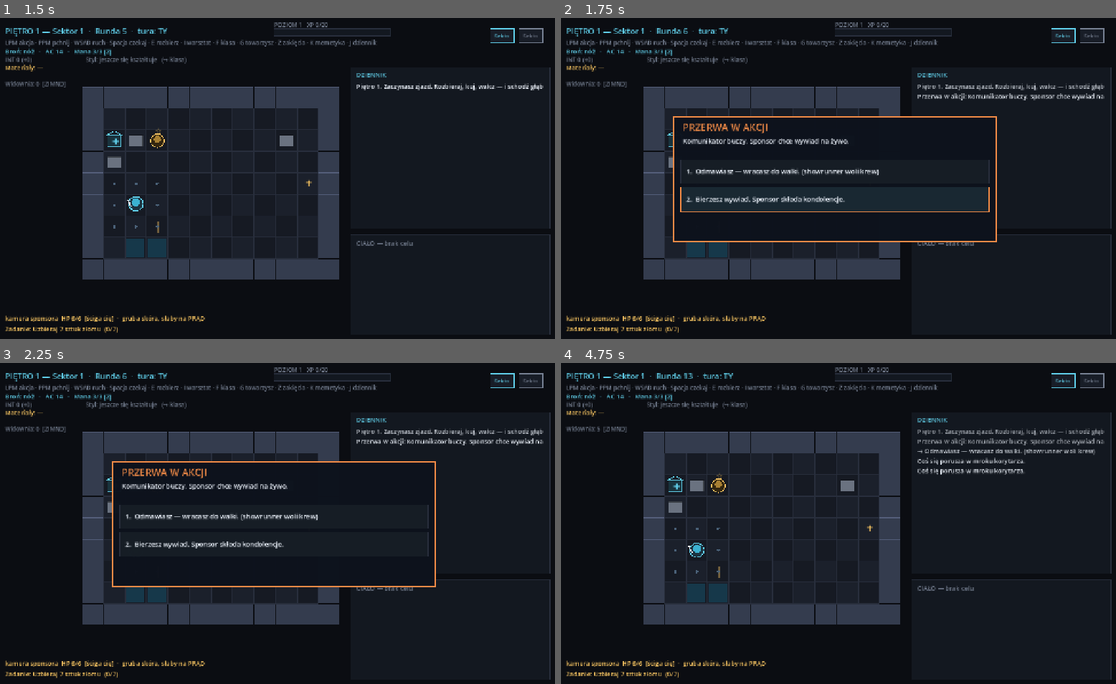
Above: before the commit, frames 1-4 (two rows, left to right).
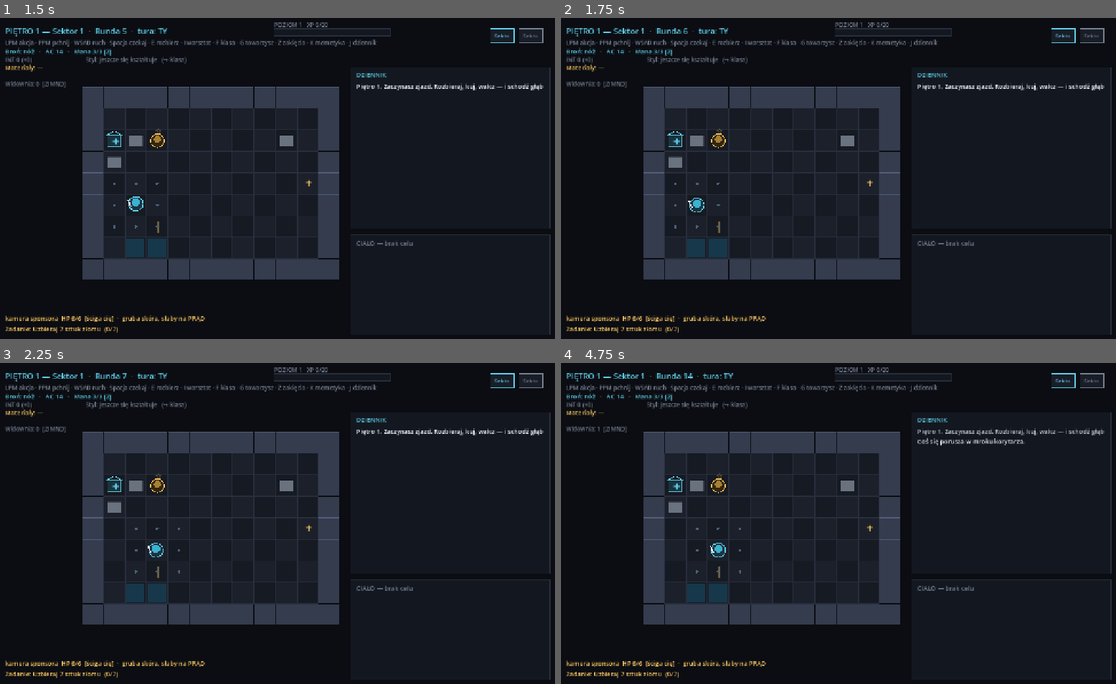
Above: after the commit, the same moments.

Repository: misiumen/crawlergame
Game: Godot game, scene res://scenes/Slice.tscn
Two runs of this game, one before a commit and one after it. Both use one fixed random seed, a clock stepped at 60 frames per second and the inputs below.
Inputs (mouse positions are in pixels of both pictures, inside the frame that each line leads up to):
- Up to frame 1 (1.5 s): tap Enter at 0.5 s; move the mouse to (399, 162) at 0.52 s; hold Right 0.53-1.28 s; tap 1 at 0.6, 1.35 s; click (399, 162) at 0.67 s; tap Space at 0.77, 1.25 s; move the mouse to (160, 194) at 1.27 s; hold Down from 1.28 s (still down)
- Up to frame 2 (1.75 s): keep holding Down; tap Space at 1.52 s
- Up to frame 3 (2.25 s): tap Enter at 2 s; move the mouse to (333, 452) at 2.02 s; release Down at 2.03 s; hold Right from 2.03 s (still down); tap M at 2.1 s
- Up to frame 4 (4.75 s): tap 1 every 0.75 s from 2.3 to 4.55 s; tap Space at 2.75, 3.02, 3.77, 4.52 s; move the mouse to (805, 587) at 2.77 s; release Right at 2.78 s; hold Up 2.78-3.53 s; tap Enter at 2.85, 4.25 s; click (805, 587) at 2.92 s; move the mouse to (1005, 571) at 3.52 s; hold A from 3.53 s (still down); tap Keypad Enter at 3.6 s; move the mouse to (660, 475) at 4.27 s; tap N at 4.35 s

Frame 1 is identical in both runs. In frame 2, 5.4% of the frame differs, in the area x 20-98%, y 20-70%; in frame 3, 5.2%; in frame 4, 1.2%.

Commit message:
Fix mid-floor event pacing/context (no sponsor interview before anyone watches)
Report: a "Sponsor chce wywiad" beat fired on floor 1 ~round 5, with audience 0
and zero sponsors — nonsensical, and far too early.

Causes + fixes:
- Timing: the gate was floor.turn >= 5 (turn = action count), so a beat popped
  almost immediately. Now: never on floor 1, requires turn >= 14, requires you to
  have actually DONE something (>=2 kills+salvages), and only a 35%% attempt.
- Context: beat selection ignored show state, so it could pick the sponsor
  interview / camera swarm when no one was watching. MidFloorEvents.pick(rng,
  audience) now filters by a per-beat min_audience (sponsor_call 15, camera_swarm
  20); a low-profile crawler only gets the universal beats (vending, injured
  rival), or none at all.
- De-noised the biome gimmick too: starts at turn 8 and fires every 8 (was 6),
  so early floors are not a parade of show-beats before you engage.

585 GUT checks. Boots clean; exe rebuilt.

Co-Authored-By: Claude Opus 4.8 (1M context) <noreply@anthropic.com>

Diff:
--- a/dungeon-kraulem-godot/scenes/BoardView.gd
+++ b/dungeon-kraulem-godot/scenes/BoardView.gd
@@ -1428,17 +1428,25 @@
 	for b in new_boxes:
 		_log_push("Sponsor wysłał paczkę: " + b.display_name() + "!")
 		_add_floater(sim.player_id, "PACZKA!", COL_AMBER)
-	# Biome gimmick: a periodic flavor quirk with a tiny mechanical nudge.
-	if floor.turn > 0 and floor.turn % 6 == 0:
+	# Biome gimmick: an occasional flavor quirk with a tiny mechanical nudge (not
+	# right at the start of a floor — let the player settle in first).
+	if floor.turn >= 8 and floor.turn % 8 == 0:
 		_animate(BiomeGimmicks.tick(floor, sim, _narr_rng))
-	# Mid-floor decision beat: at most once per floor, after a few turns.
-	if _event.is_empty() and floor.turn >= 5 \
+	# Mid-floor decision beat: at most once per floor, and only well INTO a floor
+	# you've actually been playing (not on floor 1, not turn 5, and only after
+	# you've done something the show could react to). The beat must also fit the
+	# current audience — no sponsor interview for a nobody.
+	var engaged: bool = (floor.player.run_kills + floor.player.run_corpses_salvaged) >= 2
+	if _event.is_empty() and floor.depth >= 2 and floor.turn >= 14 and engaged \
 			and int(floor.player.flags.get("event_floor", -1)) != floor.depth \
-			and _narr_rng.randf() < 0.5:
-		floor.player.flags["event_floor"] = floor.depth
-		_event = MidFloorEvents.pick(_narr_rng)
-		_log_push("Przerwa w akcji: %s" % _event.get("intro", ""))
-		queue_redraw()
+			and _narr_rng.randf() < 0.35:
+		floor.player.flags["event_floor"] = floor.depth   # one attempt per floor regardless
+		var aud := floor.audience.rating if floor.audience != null else 0
+		var beat := MidFloorEvents.pick(_narr_rng, aud)
+		if not beat.is_empty():
+			_event = beat
+			_log_push("Przerwa w akcji: %s" % _event.get("intro", ""))
+			queue_redraw()
 	# Belief seeds propagate every 4 floor-turns.
 	if floor.turn > 0 and floor.turn % 4 == 0:
 		_meme_tick()
--- a/dungeon-kraulem-godot/sim/mid_floor_events.gd
+++ b/dungeon-kraulem-godot/sim/mid_floor_events.gd
@@ -7,8 +7,11 @@
 ##
 ## Beat: {key, intro, forks:[{label, effect:{audience,zlom,hp}}]}.
 
+## `min_audience` gates beats that only make sense once the show is watching you —
+## a sponsor won't call for an interview, and camera crews won't swarm, before
+## anyone cares. Beats without it can fire any time.
 const BEATS := [
-	{"key": "sponsor_call", "intro": "Komunikator buczy. Sponsor chce wywiad na żywo.",
+	{"key": "sponsor_call", "min_audience": 15, "intro": "Komunikator buczy. Sponsor chce wywiad na żywo.",
 		"forks": [
 			{"label": "Odmawiasz — wracasz do walki. (showrunner woli krew)", "effect": {"audience": 3}},
 			{"label": "Bierzesz wywiad. Sponsor składa kondolencje.", "effect": {"audience": -2, "zlom": 8}},
@@ -23,13 +26,20 @@
 			{"label": "Mijasz go. Twardo i krótko.", "effect": {"audience": -3}},
 			{"label": "Dajesz opatrunek. Wzajemna ulga (i show).", "effect": {"audience": 4, "zlom": -3}},
 		]},
-	{"key": "camera_swarm", "intro": "Rój kamer sponsora otacza cię w korytarzu.",
+	{"key": "camera_swarm", "min_audience": 20, "intro": "Rój kamer sponsora otacza cię w korytarzu.",
 		"forks": [
 			{"label": "Robisz pozę. Kliki, ujęcia, sława.", "effect": {"audience": 5}},
 			{"label": "Zasłaniasz twarz, idziesz dalej.", "effect": {"audience": -1}},
 		]},
 ]
 
-## Pick a beat for this floor (deterministic from the rng).
-static func pick(rng: RandomNumberGenerator) -> Dictionary:
-	return BEATS[rng.randi_range(0, BEATS.size() - 1)].duplicate(true)
+## Pick a beat that FITS the current show state, or {} if none qualifies (e.g. an
+## ignored nobody on floor 1 gets no sponsor cameras). `audience` is the rating.
+static func pick(rng: RandomNumberGenerator, audience: int) -> Dictionary:
+	var pool: Array = []
+	for b in BEATS:
+		if audience >= int(b.get("min_audience", 0)):
+			pool.append(b)
+	if pool.is_empty():
+		return {}
+	return (pool[rng.randi_range(0, pool.size() - 1)] as Dictionary).duplicate(true)
